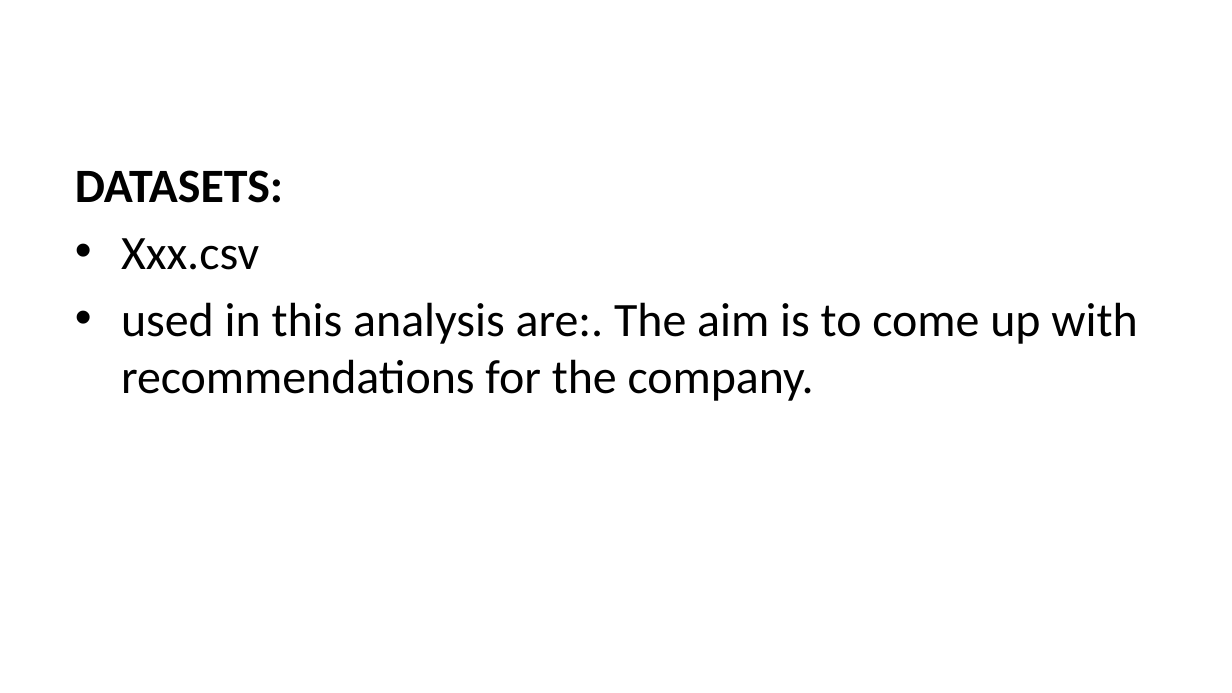
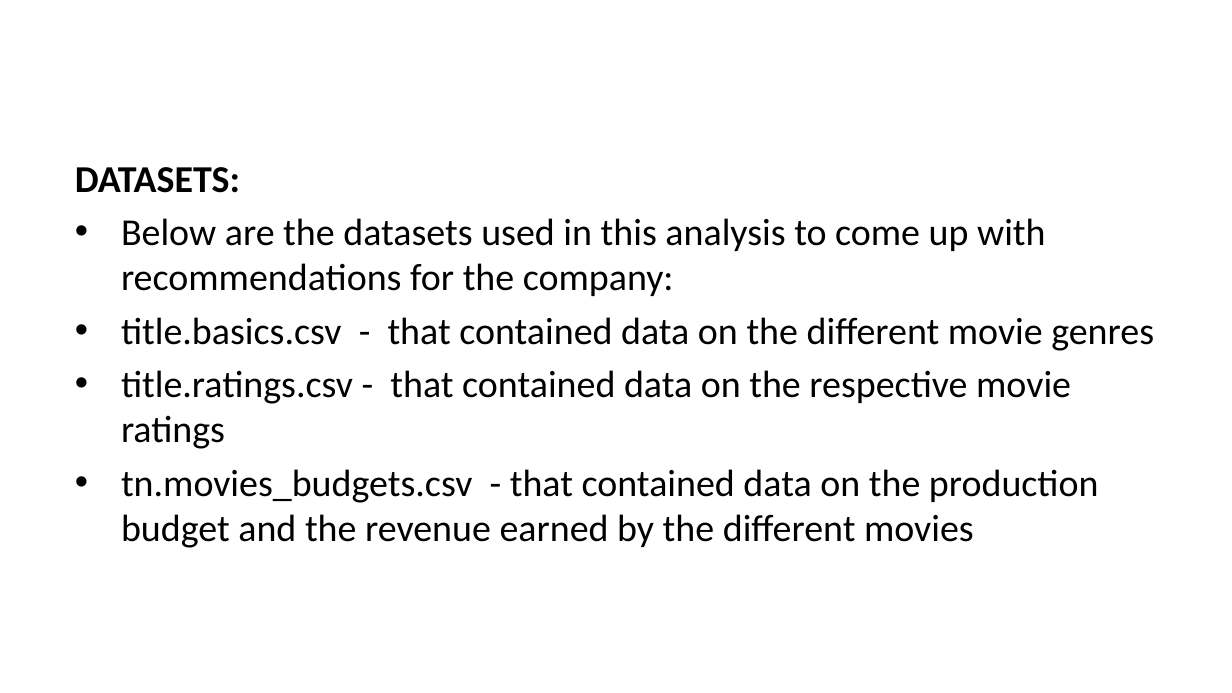
Before and after one commit to mainaroseline/EDA-_Phase1_Project, a slide deck: slide 3 of EDA Non-Technical Presentation.pptx. Drawn at 1232x693 pixels with LibreOffice and Linux fonts; fonts in the diff are those of the drawing; background and template pictures are left out. Boxes give left, top, right and bottom in pixels: in the first picture for what was removed or moved away, otherwise in the second. Text is boxed around its words. In the diff, an @@ line names an element or a change of style, - is before the commit and + after.

```diff
--- a/EDA Non-Technical Presentation.pptx
+++ b/EDA Non-Technical Presentation.pptx
@@ text at [75,167,240,193]: size 28 to 22.2 pt in "DATASETS:"; less space between paragraphs @@
@@ text at [121,218,1154,548]: text changed; size 28 to 22.2 pt @@
-• Xxx.csv
-• used in this analysis are:. The aim is to come up with recommendations for the company.
+• Below are the datasets used in this analysis to come up with recommendations for the company:
+• title.basics.csv - that contained data on the different movie genres
+• title.ratings.csv - that contained data on the respective movie ratings
+• tn.movies_budgets.csv - that contained data on the production budget and the revenue earned by the different movies
```
Also in this commit, not shown: 6 other slides changed, 11 slides added, 4 slides removed, 2 other files.
